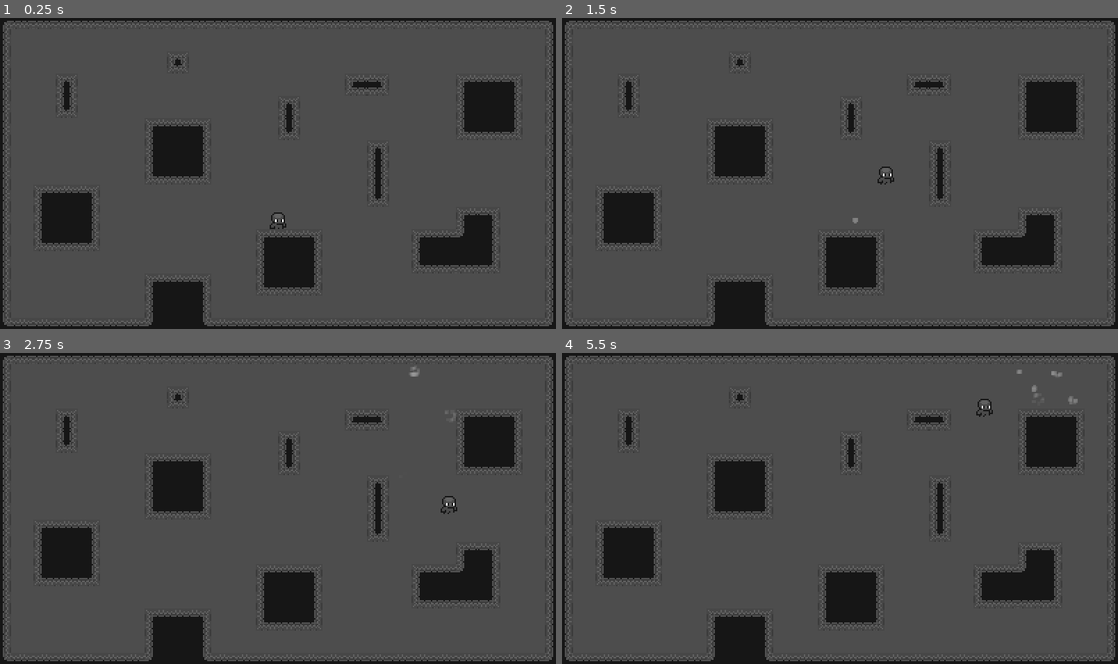
Above: before the commit, frames 1-4 (two rows, left to right).
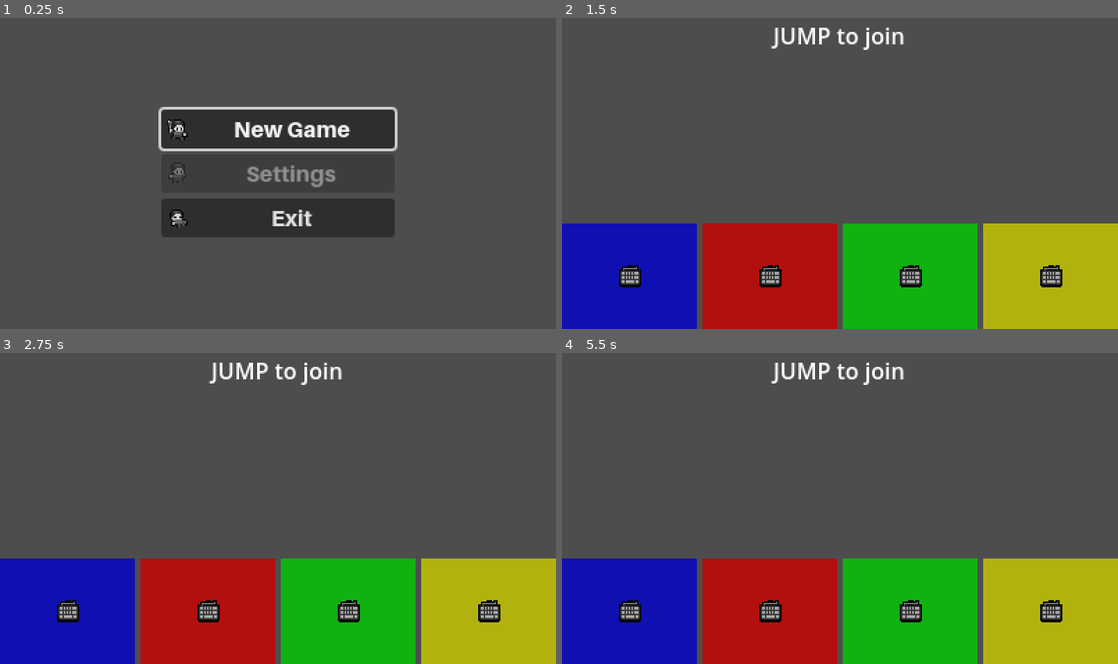
Above: after the commit, the same moments.

Repository: Lipatant/BrawlMeBlues
Game: Godot game, scene res://Scenes/UserInterfaces/MainMenu.tscn
Two runs of this game, one before a commit and one after it. Both use one fixed random seed, a clock stepped at 60 frames per second and the inputs below. Before the commit the project starts from res://Scenes/BrawlMeBlues.tscn.
Inputs (mouse positions are in pixels of both pictures, inside the frame that each line leads up to):
- Up to frame 1 (0.25 s): no input
- Up to frame 2 (1.5 s): click (840, 129) at 0.5 s, where only the run after the commit has a clickable "New Game"; tap Enter at 1.25 s; hold Right (right) from 1.28 s (still down); tap Space (jump) at 1.35 s
- Up to frame 3 (2.75 s): keep holding Right (right); tap Space (jump) at 1.52, 1.82, 2.1, 2.27, 2.57 s
- Up to frame 4 (5.5 s): release Right (right) at 2.78 s; hold Left (left) 2.78-3.53 s; tap Space (jump) at 2.85, 3.6, 3.77, 4.07, 4.35, 4.52, 4.82, 5.1, 5.27 s; hold Right (right) 3.53-5.03 s; hold Left (left) from 5.03 s (still down)

The runs differ from the first frame. In frame 1, 23% of the frame differs, in the area x 0-100%, y 0-100%; in frame 2, 40%; in frame 3, 40%; in frame 4, 40%.

Commit message:
feat: adding main menu

Diff:
--- /dev/null
+++ b/Classes/BmbColor.gd
@@ -0,0 +1,12 @@
+class_name BmbColor
+
+const player_colors : Array[Color] = [
+	Color(1.0, 1.0, 1.0),
+	Color(0.0, 0.0, 1.0),
+	Color(1.0, 0.0, 0.0),
+	Color(0.0, 1.0, 0.0),
+	Color(1.0, 1.0, 0.0),
+]
+
+static func from_player_id(player_id: int, scale : float = 1.0) -> Color:
+	return player_colors[player_id % player_colors.size()] * scale
--- a/Entities/Entity.gd
+++ b/Entities/Entity.gd
@@ -86,7 +86,7 @@
 
 # GET CONSTANTS #
 
-static func _get_gravity_force() -> float:
+func _get_gravity_force() -> float:
 	return BASE_GRAVITY
 
 # MOTIONS #
@@ -160,5 +160,5 @@
 	var particles : Node2D = resource.instantiate()
 	if particles:
 		get_tree().current_scene.add_child(particles)
-		particles.global_position = global_position
+		particles.global_position = global_position + particles.position
 	return particles
--- a/Entities/Player.tscn
+++ b/Entities/Player.tscn
@@ -6,40 +6,44 @@
 [ext_resource type="Texture2D" uid="uid://ugxqiii3e8v7" path="res://Graphics/Characters/Base/Iris.png" id="4_xk5bj"]
 [ext_resource type="Texture2D" uid="uid://b58qinivcy0bn" path="res://Graphics/Characters/Base/Outline.png" id="5_t11y4"]
 
+[sub_resource type="Gradient" id="Gradient_2qh4j"]
+colors = PackedColorArray(1, 1, 1, 0.219608, 0, 0, 0, 0)
+
 [sub_resource type="RectangleShape2D" id="RectangleShape2D_7yvmh"]
 size = Vector2(8, 11)
 
 [node name="Player" type="CharacterBody2D"]
 script = ExtResource("1_l3ay0")
-input_up = null
-input_down = null
-input_left = null
-input_right = null
-input_jump = null
-speed = null
-jump_force = null
-jump_count = null
 
-[node name="Node2D" type="Node2D" parent="."]
+[node name="CPUParticles2D" type="CPUParticles2D" parent="."]
+amount = 32
+lifetime = 0.2
+gravity = Vector2(0, 0)
+scale_amount_min = 4.0
+scale_amount_max = 4.0
+color = Color(0, 1, 1, 1)
+color_ramp = SubResource("Gradient_2qh4j")
 
-[node name="Skin" type="Sprite2D" parent="Node2D"]
+[node name="Sprite" type="Node2D" parent="."]
+
+[node name="Skin" type="Sprite2D" parent="Sprite"]
 modulate = Color(0.45098, 0.45098, 0.45098, 1)
 texture = ExtResource("2_5dtjj")
 hframes = 4
 vframes = 2
 
-[node name="Eyes" type="Sprite2D" parent="Node2D"]
+[node name="Eyes" type="Sprite2D" parent="Sprite"]
 texture = ExtResource("3_d6clr")
 hframes = 4
 vframes = 2
 
-[node name="Iris" type="Sprite2D" parent="Node2D"]
+[node name="Iris" type="Sprite2D" parent="Sprite"]
 modulate = Color(0.0862745, 0.0862745, 0.0862745, 1)
 texture = ExtResource("4_xk5bj")
 hframes = 4
 vframes = 2
 
-[node name="Outline" type="Sprite2D" parent="Node2D"]
+[node name="Outline" type="Sprite2D" parent="Sprite"]
 modulate = Color(0.0862745, 0.0862745, 0.0862745, 1)
 texture = ExtResource("5_t11y4")
 hframes = 4
--- a/Entities/Player/Player.gd
+++ b/Entities/Player/Player.gd
@@ -2,6 +2,10 @@
 class_name Player
 
 # EXPORTS #
+
+@export var player_id           : int  = 0
+@export var is_using_controller : bool = false
+@export var controller_id       : int  = 0
 
 @export var input_up    : String = "up"
 @export var input_down  : String = "down"
@@ -10,6 +14,8 @@
 @export var input_jump  : String = "jump"
 
 # ONREADIES #
+
+@onready var _sprite : Node2D = $Sprite
 
 # OTHER VARIABLES #
 
@@ -21,6 +27,9 @@
 	if Input.is_action_just_pressed(input_jump):
 		_entity_jump()
 	var local_movement : float = Input.get_action_strength(input_right) - Input.get_action_strength(input_left)
+	if local_movement != 0.0:
+		for child in _sprite.get_children(): if child is Sprite2D:
+			child.frame_coords.y = 0 if local_movement > 0.0 else 1
 	return Vector2(local_movement, 0.0)
 
 func is_wall_sliding(only: bool = false) -> bool:
--- a/Particles/EntityCeilingParticles.tscn
+++ b/Particles/EntityCeilingParticles.tscn
@@ -5,17 +5,17 @@
 [sub_resource type="Gradient" id="Gradient_ck08q"]
 colors = PackedColorArray(0.698039, 0.698039, 0.698039, 0.686275, 1, 1, 1, 0)
 
-[node name="EntityJumpParticles" type="CPUParticles2D"]
-position = Vector2(0, -30)
+[node name="EntityCeilingParticles" type="CPUParticles2D"]
+position = Vector2(0, -7)
 emitting = false
-amount = 10
+amount = 6
 one_shot = true
 explosiveness = 0.98
 lifetime_randomness = 0.2
 direction = Vector2(0, 1)
 gravity = Vector2(0, 0)
-initial_velocity_min = 5.0
-initial_velocity_max = 5.0
+initial_velocity_min = 8.0
+initial_velocity_max = 8.0
 scale_amount_min = 2.0
 scale_amount_max = 3.0
 color = Color(0.698039, 0.698039, 0.698039, 0.686275)
--- a/Particles/EntityJumpParticles.tscn
+++ b/Particles/EntityJumpParticles.tscn
@@ -6,7 +6,7 @@
 colors = PackedColorArray(0.698039, 0.698039, 0.698039, 0.686275, 1, 1, 1, 0)
 
 [node name="EntityJumpParticles" type="CPUParticles2D"]
-position = Vector2(0, 7)
+position = Vector2(0, 5)
 emitting = false
 amount = 10
 one_shot = true
--- a/Scenes/BrawlMeBlues.tscn
+++ b/Scenes/BrawlMeBlues.tscn
@@ -1,9 +1,6 @@
-[gd_scene load_steps=3 format=3 uid="uid://cjuw6ohc3uf24"]
+[gd_scene load_steps=2 format=3 uid="uid://cjuw6ohc3uf24"]
 
 [ext_resource type="Script" path="res://Scenes/BrawlMeBlues/BrawlMeBlues.gd" id="1_lx83h"]
-[ext_resource type="PackedScene" uid="uid://lom3vulr3p4a" path="res://Scenes/Level.tscn" id="2_ueqb2"]
 
 [node name="BrawlMeBlues" type="Node2D"]
 script = ExtResource("1_lx83h")
-
-[node name="Level" parent="." instance=ExtResource("2_ueqb2")]
--- /dev/null
+++ b/Scenes/UserInterfaces/MainMenu.tscn
@@ -0,0 +1,48 @@
+[gd_scene load_steps=6 format=3 uid="uid://dft5y8t5h7w3x"]
+
+[ext_resource type="Theme" uid="uid://d1h354bcortbn" path="res://Themes/Theme.tres" id="1_gwf4p"]
+[ext_resource type="Texture2D" uid="uid://cq8ibnkcy3soy" path="res://Graphics/Icons/NewGame.png" id="2_85ylo"]
+[ext_resource type="Script" path="res://Scenes/UserInterfaces/MainMenu/MainMenu.gd" id="2_uo7cf"]
+[ext_resource type="Texture2D" uid="uid://ws170v82ygk1" path="res://Graphics/Icons/Leave.png" id="3_uet02"]
+[ext_resource type="Texture2D" uid="uid://xus48aq21t0m" path="res://Graphics/Icons/Settings.png" id="3_vx5ft"]
+
+[node name="MainMenu" type="Control"]
+layout_mode = 3
+anchors_preset = 15
+anchor_right = 1.0
+anchor_bottom = 1.0
+grow_horizontal = 2
+grow_vertical = 2
+theme = ExtResource("1_gwf4p")
+script = ExtResource("2_uo7cf")
+
+[node name="ButtonsContainer" type="VBoxContainer" parent="."]
+layout_mode = 1
+anchors_preset = 13
+anchor_left = 0.5
+anchor_right = 0.5
+anchor_bottom = 1.0
+offset_left = -84.0
+offset_right = 84.0
+grow_horizontal = 2
+grow_vertical = 2
+alignment = 1
+
+[node name="NewGame" type="Button" parent="ButtonsContainer"]
+layout_mode = 2
+text = "New Game"
+icon = ExtResource("2_85ylo")
+
+[node name="Settings" type="Button" parent="ButtonsContainer"]
+layout_mode = 2
+disabled = true
+text = "Settings"
+icon = ExtResource("3_vx5ft")
+
+[node name="Leave" type="Button" parent="ButtonsContainer"]
+layout_mode = 2
+text = "Exit"
+icon = ExtResource("3_uet02")
+
+[connection signal="pressed" from="ButtonsContainer/NewGame" to="." method="_on_new_game_pressed"]
+[connection signal="pressed" from="ButtonsContainer/Leave" to="." method="_on_leave_pressed"]
--- /dev/null
+++ b/Scenes/UserInterfaces/MainMenu/MainMenu.gd
@@ -0,0 +1,23 @@
+extends Control
+
+# ONREADIES #
+
+@onready var _buttons : Dictionary = {
+	"NewGame": $ButtonsContainer/NewGame,
+	"Seggins": $ButtonsContainer/Settings,
+	"Leave"  : $ButtonsContainer/Leave
+}
+
+# READY #
+
+func _ready() -> void:
+	_buttons["NewGame"].grab_focus()
+
+# SIGNALS #
+
+func _on_new_game_pressed():
+	get_tree().change_scene_to_file("res://Scenes/UserInterfaces/PlayerJoiningMenu.tscn")
+
+func _on_leave_pressed():
+	pass # Replace with function body.
+	get_tree().quit()
--- /dev/null
+++ b/Scenes/UserInterfaces/PlayerJoiningMenu.tscn
@@ -0,0 +1,50 @@
+[gd_scene load_steps=3 format=3 uid="uid://ch8sgqe4mja7x"]
+
+[ext_resource type="Script" path="res://Scenes/UserInterfaces/PlayerJoiningMenu/PlayerJoiningMenu.gd" id="1_ciira"]
+[ext_resource type="PackedScene" uid="uid://bn5m2mxxs8keg" path="res://Scenes/UserInterfaces/PlayerJoiningMenu/PlayerJoiningGradiant.tscn" id="2_8gfrm"]
+
+[node name="PlayerJoiningMenu" type="Control"]
+layout_mode = 3
+anchors_preset = 15
+anchor_right = 1.0
+anchor_bottom = 1.0
+grow_horizontal = 2
+grow_vertical = 2
+script = ExtResource("1_ciira")
+
+[node name="Label" type="Label" parent="."]
+layout_mode = 1
+anchors_preset = 10
+anchor_right = 1.0
+offset_bottom = 26.0
+grow_horizontal = 2
+text = "JUMP to join"
+horizontal_alignment = 1
+vertical_alignment = 1
+
+[node name="HBoxContainer" type="HBoxContainer" parent="."]
+layout_mode = 1
+anchors_preset = 12
+anchor_top = 1.0
+anchor_right = 1.0
+anchor_bottom = 1.0
+offset_top = -76.0
+grow_horizontal = 2
+grow_vertical = 0
+alignment = 1
+
+[node name="PlayerJoiningGradiant" parent="HBoxContainer" instance=ExtResource("2_8gfrm")]
+layout_mode = 2
+default_player_id = 1
+
+[node name="PlayerJoiningGradiant2" parent="HBoxContainer" instance=ExtResource("2_8gfrm")]
+layout_mode = 2
+default_player_id = 2
+
+[node name="PlayerJoiningGradiant3" parent="HBoxContainer" instance=ExtResource("2_8gfrm")]
+layout_mode = 2
+default_player_id = 3
+
+[node name="PlayerJoiningGradiant4" parent="HBoxContainer" instance=ExtResource("2_8gfrm")]
+layout_mode = 2
+default_player_id = 4
--- /dev/null
+++ b/Scenes/UserInterfaces/PlayerJoiningMenu/PlayerJoiningGradiant.gd
@@ -0,0 +1,33 @@
+extends ColorRect
+class_name PlayerJoiningGradiant
+
+# EXPORTS #
+
+@export var default_player_id : int = 0
+@export var default_is_using_controller : bool = false
+
+# ONREADIES #
+
+@onready var _controller_controller : CanvasItem = $Controller/Controller
+@onready var _controller_keyboard : CanvasItem = $Controller/Keyboard
+
+# READY #
+
+func _ready() -> void:
+	if default_player_id > 0:
+		set_player(default_player_id)
+	if default_is_using_controller:
+		set_controller(default_is_using_controller)
+
+# PLAYER #
+
+func set_player(player_id : int, scale : float = 1.0, scale_alpha : bool = true) -> void:
+	color = BmbColor.from_player_id(player_id, 0.8) * scale
+
+func set_controller(is_using_controller: bool, _controller_id: int = 0) -> void:
+	if is_using_controller:
+		_controller_controller.visible = true
+		_controller_keyboard.visible = false
+	else:
+		_controller_controller.visible = false
+		_controller_keyboard.visible = true
--- /dev/null
+++ b/Scenes/UserInterfaces/PlayerJoiningMenu/PlayerJoiningGradiant.tscn
@@ -0,0 +1,58 @@
+[gd_scene load_steps=4 format=3 uid="uid://bn5m2mxxs8keg"]
+
+[ext_resource type="Script" path="res://Scenes/UserInterfaces/PlayerJoiningMenu/PlayerJoiningGradiant.gd" id="1_82rd3"]
+[ext_resource type="Texture2D" uid="uid://cwx3qfrgr6dr8" path="res://Graphics/Icons/Controller.png" id="2_pl5us"]
+[ext_resource type="Texture2D" uid="uid://bbksl28by1vc4" path="res://Graphics/Icons/Keyboard.png" id="3_0vkiw"]
+
+[node name="PlayerJoiningGradiant" type="ColorRect"]
+custom_minimum_size = Vector2(32, 32)
+size_flags_horizontal = 3
+script = ExtResource("1_82rd3")
+
+[node name="Controller" type="Control" parent="."]
+layout_mode = 1
+anchors_preset = 8
+anchor_left = 0.5
+anchor_top = 0.5
+anchor_right = 0.5
+anchor_bottom = 0.5
+offset_left = -20.0
+offset_top = -20.0
+offset_right = -20.0
+offset_bottom = -20.0
+grow_horizontal = 2
+grow_vertical = 2
+
+[node name="Controller" type="TextureRect" parent="Controller"]
+custom_minimum_size = Vector2(16, 16)
+layout_mode = 1
+anchors_preset = 8
+anchor_left = 0.5
+anchor_top = 0.5
+anchor_right = 0.5
+anchor_bottom = 0.5
+offset_left = 12.0
+offset_top = 12.0
+offset_right = 28.0
+offset_bottom = 28.0
+grow_horizontal = 2
+grow_vertical = 2
+texture = ExtResource("2_pl5us")
+stretch_mode = 2
+
+[node name="Keyboard" type="TextureRect" parent="Controller"]
+custom_minimum_size = Vector2(16, 16)
+layout_mode = 1
+anchors_preset = 8
+anchor_left = 0.5
+anchor_top = 0.5
+anchor_right = 0.5
+anchor_bottom = 0.5
+offset_left = 12.0
+offset_top = 12.0
+offset_right = 28.0
+offset_bottom = 28.0
+grow_horizontal = 2
+grow_vertical = 2
+texture = ExtResource("3_0vkiw")
+stretch_mode = 2
--- /dev/null
+++ b/Scenes/UserInterfaces/PlayerJoiningMenu/PlayerJoiningMenu.gd
@@ -0,0 +1,11 @@
+extends Node
+
+# EXPORTS #
+
+@export var input_join  : String = "jump"
+@export var input_leave : String = "jump"
+
+# PROCESS #
+
+func _process(_delta: float) -> void:
+	pass
--- /dev/null
+++ b/Themes/Theme.tres
@@ -0,0 +1,6 @@
+[gd_resource type="Theme" load_steps=2 format=3 uid="uid://d1h354bcortbn"]
+
+[ext_resource type="FontFile" uid="uid://c5pttpk871j4y" path="res://Themes/Aileron/Aileron-Heavy.otf" id="1_qffwd"]
+
+[resource]
+default_font = ExtResource("1_qffwd")
--- a/project.godot
+++ b/project.godot
@@ -11,7 +11,7 @@
 [application]
 
 config/name="BrawlMeBlues"
-run/main_scene="res://Scenes/BrawlMeBlues.tscn"
+run/main_scene="res://Scenes/UserInterfaces/MainMenu.tscn"
 config/features=PackedStringArray("4.1", "Forward Plus")
 config/icon="res://icon.svg"
 
@@ -23,30 +23,85 @@
 
 [input]
 
+ui_accept={
+"deadzone": 0.5,
+"events": [Object(InputEventKey,"resource_local_to_scene":false,"resource_name":"","device":0,"window_id":0,"alt_pressed":false,"shift_pressed":false,"ctrl_pressed":false,"meta_pressed":false,"pressed":false,"keycode":4194309,"physical_keycode":0,"key_label":0,"unicode":0,"echo":false,"script":null)
+, Object(InputEventKey,"resource_local_to_scene":false,"resource_name":"","device":0,"window_id":0,"alt_pressed":false,"shift_pressed":false,"ctrl_pressed":false,"meta_pressed":false,"pressed":false,"keycode":4194310,"physical_keycode":0,"key_label":0,"unicode":0,"echo":false,"script":null)
+, Object(InputEventKey,"resource_local_to_scene":false,"resource_name":"","device":0,"window_id":0,"alt_pressed":false,"shift_pressed":false,"ctrl_pressed":false,"meta_pressed":false,"pressed":false,"keycode":32,"physical_keycode":0,"key_label":0,"unicode":32,"echo":false,"script":null)
+, Object(InputEventJoypadButton,"resource_local_to_scene":false,"resource_name":"","device":-1,"button_index":0,"pressure":0.0,"pressed":true,"script":null)
+, Object(InputEventJoypadButton,"resource_local_to_scene":false,"resource_name":"","device":-1,"button_index":1,"pressure":0.0,"pressed":true,"script":null)
+, Object(InputEventJoypadMotion,"resource_local_to_scene":false,"resource_name":"","device":-1,"axis":5,"axis_value":1.0,"script":null)
+, Object(InputEventJoypadMotion,"resource_local_to_scene":false,"resource_name":"","device":-1,"axis":4,"axis_value":1.0,"script":null)
+]
+}
+ui_select={
+"deadzone": 0.5,
+"events": [Object(InputEventJoypadButton,"resource_local_to_scene":false,"resource_name":"","device":-1,"button_index":3,"pressure":0.0,"pressed":false,"script":null)
+, Object(InputEventKey,"resource_local_to_scene":false,"resource_name":"","device":0,"window_id":0,"alt_pressed":false,"shift_pressed":false,"ctrl_pressed":false,"meta_pressed":false,"pressed":false,"keycode":32,"physical_keycode":0,"key_label":0,"unicode":32,"echo":false,"script":null)
+]
+}
+ui_left={
+"deadzone": 0.5,
+"events": [Object(InputEventKey,"resource_local_to_scene":false,"resource_name":"","device":0,"window_id":0,"alt_pressed":false,"shift_pressed":false,"ctrl_pressed":false,"meta_pressed":false,"pressed":false,"keycode":4194319,"physical_keycode":0,"key_label":0,"unicode":0,"echo":false,"script":null)
+, Object(InputEventJoypadButton,"resource_local_to_scene":false,"resource_name":"","device":-1,"button_index":13,"pressure":0.0,"pressed":false,"script":null)
+, Object(InputEventJoypadMotion,"resource_local_to_scene":false,"resource_name":"","device":-1,"axis":0,"axis_value":-1.0,"script":null)
+]
+}
+ui_right={
+"deadzone": 0.5,
+"events": [Object(InputEventKey,"resource_local_to_scene":false,"resource_name":"","device":0,"window_id":0,"alt_pressed":false,"shift_pressed":false,"ctrl_pressed":false,"meta_pressed":false,"pressed":false,"keycode":4194321,"physical_keycode":0,"key_label":0,"unicode":0,"echo":false,"script":null)
+, Object(InputEventJoypadButton,"resource_local_to_scene":false,"resource_name":"","device":-1,"button_index":14,"pressure":0.0,"pressed":false,"script":null)
+, Object(InputEventJoypadMotion,"resource_local_to_scene":false,"resource_name":"","device":-1,"axis":0,"axis_value":1.0,"script":null)
+]
+}
+ui_up={
+"deadzone": 0.5,
+"events": [Object(InputEventKey,"resource_local_to_scene":false,"resource_name":"","device":0,"window_id":0,"alt_pressed":false,"shift_pressed":false,"ctrl_pressed":false,"meta_pressed":false,"pressed":false,"keycode":4194320,"physical_keycode":0,"key_label":0,"unicode":0,"echo":false,"script":null)
+, Object(InputEventJoypadButton,"resource_local_to_scene":false,"resource_name":"","device":-1,"button_index":11,"pressure":0.0,"pressed":false,"script":null)
+, Object(InputEventJoypadMotion,"resource_local_to_scene":false,"resource_name":"","device":-1,"axis":1,"axis_value":-1.0,"script":null)
+]
+}
+ui_down={
+"deadzone": 0.5,
+"events": [Object(InputEventKey,"resource_local_to_scene":false,"resource_name":"","device":0,"window_id":0,"alt_pressed":false,"shift_pressed":false,"ctrl_pressed":false,"meta_pressed":false,"pressed":false,"keycode":4194322,"physical_keycode":0,"key_label":0,"unicode":0,"echo":false,"script":null)
+, Object(InputEventJoypadButton,"resource_local_to_scene":false,"resource_name":"","device":-1,"button_index":12,"pressure":0.0,"pressed":false,"script":null)
+, Object(InputEventJoypadMotion,"resource_local_to_scene":false,"resource_name":"","device":-1,"axis":1,"axis_value":1.0,"script":null)
+]
+}
 left={
 "deadzone": 0.5,
 "events": [Object(InputEventKey,"resource_local_to_scene":false,"resource_name":"","device":-1,"window_id":0,"alt_press …(182 unchanged characters)…
+, Object(InputEventKey,"resource_local_to_scene":false,"resource_name":"","device":-1,"window_id":0,"alt_pressed":false,"shift_pressed":false,"ctrl_pressed":false,"meta_pressed":false,"pressed":false,"keycode":0,"physical_keycode":65,"key_label":0,"unicode":113,"echo":false,"script":null)
 ]
 }
 right={
 "deadzone": 0.5,
 "events": [Object(InputEventKey,"resource_local_to_scene":false,"resource_name":"","device":-1,"window_id":0,"alt_press …(182 unchanged characters)…
+, Object(InputEventKey,"resource_local_to_scene":false,"resource_name":"","device":-1,"window_id":0,"alt_pressed":false,"shift_pressed":false,"ctrl_pressed":false,"meta_pressed":false,"pressed":false,"keycode":0,"physical_keycode":68,"key_label":0,"unicode":100,"echo":false,"script":null)
 ]
 }
 up={
 "deadzone": 0.5,
 "events": [Object(InputEventKey,"resource_local_to_scene":false,"resource_name":"","device":-1,"window_id":0,"alt_press …(182 unchanged characters)…
+, Object(InputEventKey,"resource_local_to_scene":false,"resource_name":"","device":-1,"window_id":0,"alt_pressed":false,"shift_pressed":false,"ctrl_pressed":false,"meta_pressed":false,"pressed":false,"keycode":0,"physical_keycode":87,"key_label":0,"unicode":122,"echo":false,"script":null)
 ]
 }
 down={
 "deadzone": 0.5,
 "events": [Object(InputEventKey,"resource_local_to_scene":false,"resource_name":"","device":-1,"window_id":0,"alt_press …(182 unchanged characters)…
+, Object(InputEventKey,"resource_local_to_scene":false,"resource_name":"","device":-1,"window_id":0,"alt_pressed":false,"shift_pressed":false,"ctrl_pressed":false,"meta_pressed":false,"pressed":false,"keycode":0,"physical_keycode":83,"key_label":0,"unicode":115,"echo":false,"script":null)
 ]
 }
 jump={
 "deadzone": 0.5,
 "events": [Object(InputEventKey,"resource_local_to_scene":false,"resource_name":"","device":-1,"window_id":0,"alt_pressed":false,"shift_pressed":false,"ctrl_pressed":false,"meta_pressed":false,"pressed":false,"keycode":0,"physical_keycode":32,"key_label":0,"unicode":32,"echo":false,"script":null)
 , Object(InputEventKey,"resource_local_to_scene":false,"resource_name":"","device":-1,"window_id":0,"alt_pressed":false,"shift_pressed":false,"ctrl_pressed":false,"meta_pressed":false,"pressed":false,"keycode":0,"physical_keycode":4194320,"key_label":0,"unicode":0,"echo":false,"script":null)
+, Object(InputEventKey,"resource_local_to_scene":false,"resource_name":"","device":-1,"window_id":0,"alt_pressed":false,"shift_pressed":false,"ctrl_pressed":false,"meta_pressed":false,"pressed":false,"keycode":0,"physical_keycode":87,"key_label":0,"unicode":122,"echo":false,"script":null)
+]
+}
+attack={
+"deadzone": 0.5,
+"events": [Object(InputEventMouseButton,"resource_local_to_scene":false,"resource_name":"","device":-1,"window_id":0,"alt_pressed":false,"shift_pressed":false,"ctrl_pressed":false,"meta_pressed":false,"button_mask":0,"position":Vector2(0, 0),"global_position":Vector2(0, 0),"factor":1.0,"button_index":1,"canceled":false,"pressed":false,"double_click":false,"script":null)
 ]
 }
 
Not shown: 1 places in Entities/Player.tscn that only renumber resources
Binary file changed: Graphics/Characters/Base.png
Binary file changed: Graphics/Characters/Base/Outline.png
Binary file changed: Graphics/Characters/Base/Skin.png
Binary file added: Graphics/Icons/Controller.png
Not shown, added: Graphics/Icons/Controller.png.import
Binary file added: Graphics/Icons/Controllers.png
Not shown, added: Graphics/Icons/Controllers.png.import
Binary file added: Graphics/Icons/Keyboard.png
Not shown, added: Graphics/Icons/Keyboard.png.import
Binary file added: Graphics/Icons/Leave.png
Not shown, added: Graphics/Icons/Leave.png.import
(and 36 more such lines)
